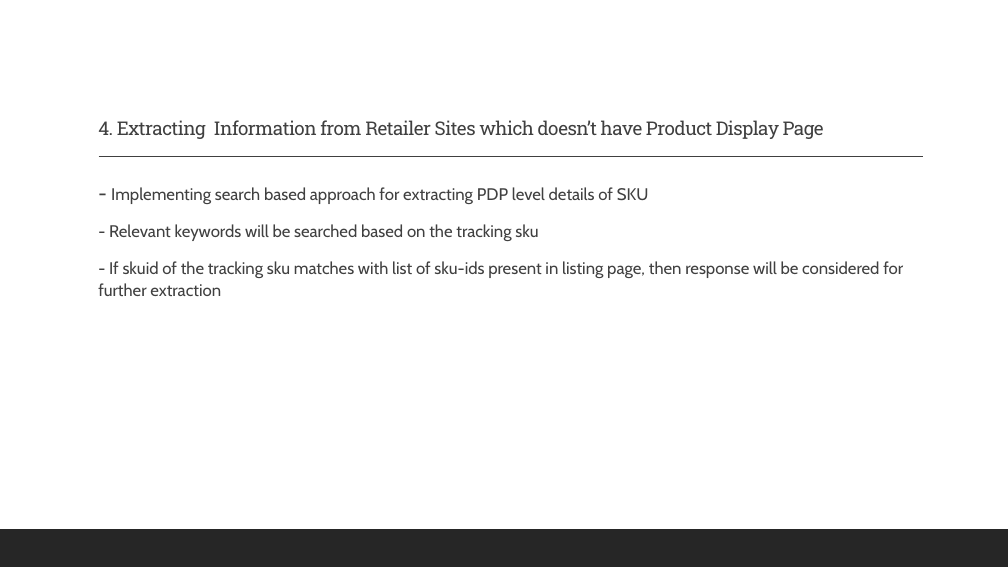
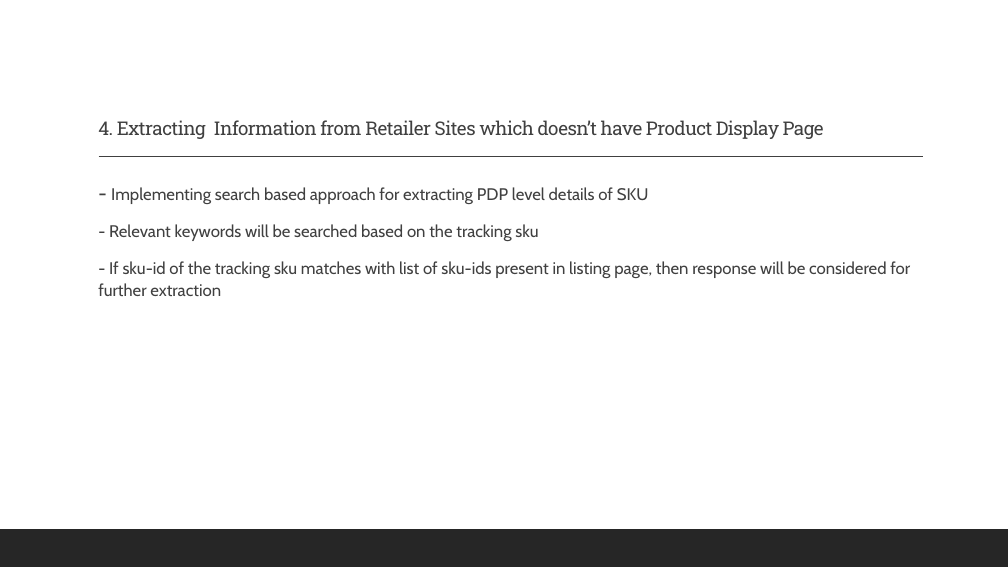
Before and after one commit to Aravi-2911/pimerce_data_engineer, a slide deck: slide 12 of PIMERCE.pptm. Drawn at 1008x567 pixels with LibreOffice and Linux fonts; fonts in the diff are those of the drawing. Boxes give left, top, right and bottom in pixels: in the first picture for what was removed or moved away, otherwise in the second. Text is boxed around its words. In the diff, an @@ line names an element or a change of style, - is before the commit and + after.

```diff
--- a/PIMERCE.pptm
+++ b/PIMERCE.pptm
@@ text at (x1=98, y1=261, x2=910, y2=296): text changed @@
-  - If skuid of the tracking sku matches with list of sku-ids present in listing page, then response will be considered for further extraction
+  - If sku-id of the tracking sku matches with list of sku-ids present in listing page, then response will be considered for further extraction
```
Also in this commit, not shown: 1 other slide changed.
